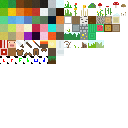
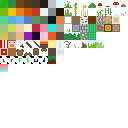
Layered file, before and after one edit (128 x 128). Changes by layer:
painted on "blocks8-v1.png" over [0, 64, 8, 72]
